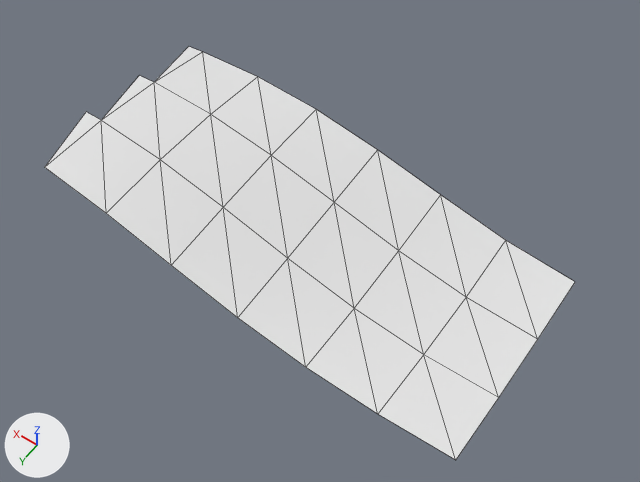
Before and after pictures for a commit that changed the OBJ model models/areas/fort/preview_sand_-3_1.obj.
Camera for both pictures: a camera (50 mm lens) standing at (-69.93, -10.63, 34.04) and looking at (-58.69, -26.37, 9.31). The axes (+X, +Y, +Z) are drawn at lower left. The lights are the same throughout. The older version comes first. Mesh edges are drawn as thin lines. Where no turn or scale is listed for an object, it has been applied to the vertices. Vertices at exactly the same position are counted once.

Names of what the first picture shows: 'preview_sand_-3_1'.
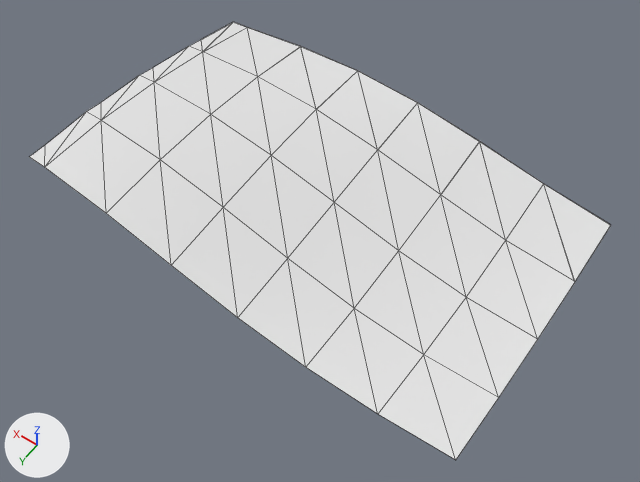
What changed in the scene script:
```text
Change me_preview_sand__3_1:
    used by ob_preview_sand__3_1; location = (0.0, 0.0, 0.0)
    remove me_preview_sand__3_1.from_pydata(...)  # 31 vertices, 39 faces; spans x -66.8..-49.5, y -30.2..-22.0, z 8.8..11.7
    add me_preview_sand__3_1.from_pydata(...)  # 66 vertices, 68 faces; spans x -66.8..-49.5, y -33.0..-22.0, z 8.8..11.7
    me_preview_sand__3_1 part 1
    35 vertices are added at x -66.8..-49.5, y -33.0..-22.0, z 9.0..11.7
    29 new faces join them
```

Location of each change, [x1, y1, x2, y2] in pixels of the pictures (640 x 482 px):
'preview_sand_-3_1', reshaped (10% wider): before [45, 46, 575, 460]; after [30, 22, 611, 460]
part 1 of me_preview_sand__3_1, added: after [30, 22, 611, 282]
